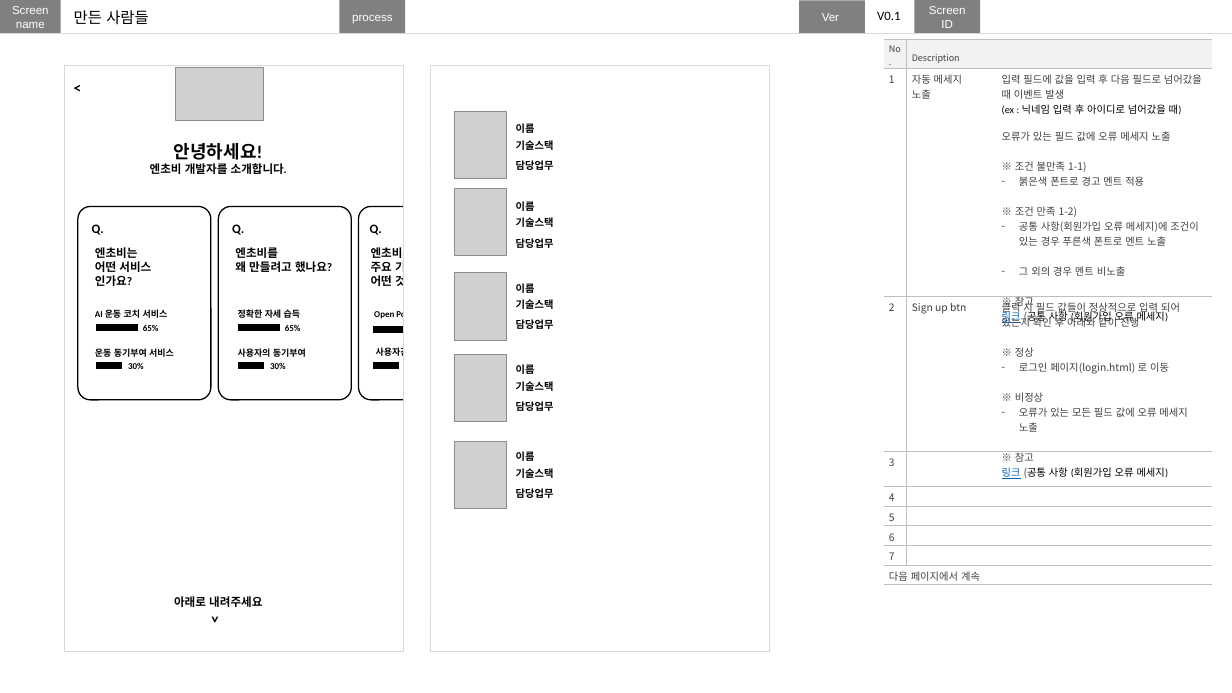
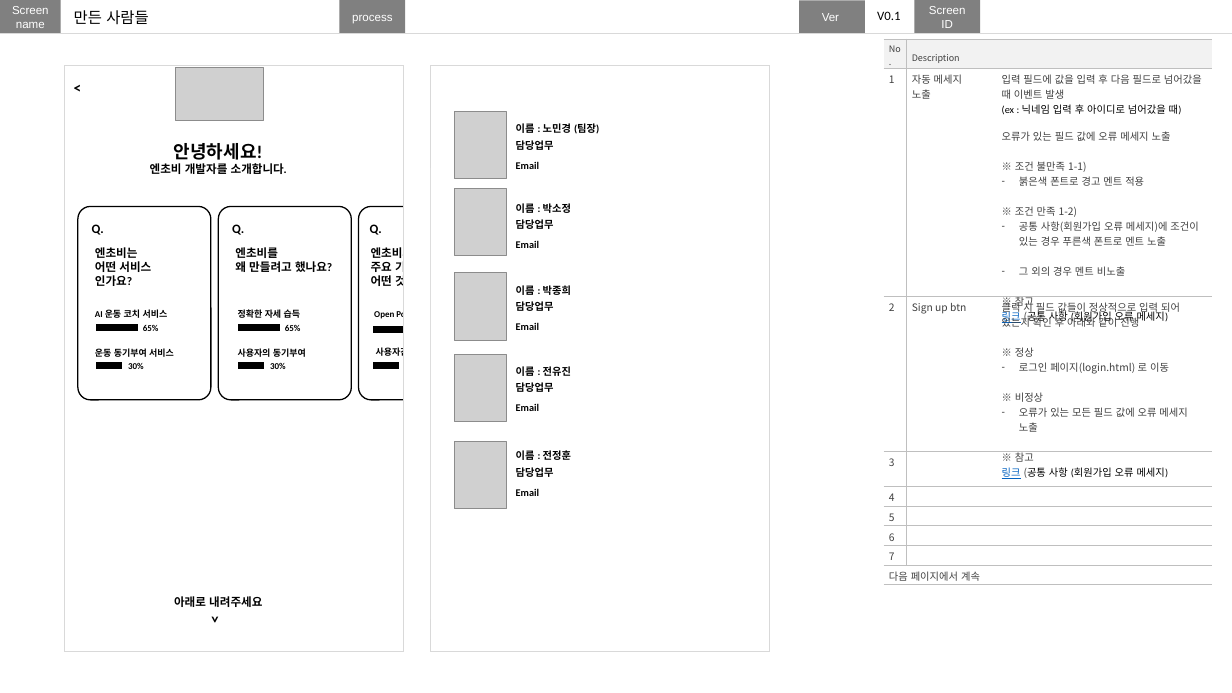
Before and after one commit to nohminkyoung/Final_project, a slide deck: slide 37 of finalproject_화면설계.pptx (slide 32 before the commit). Drawn at 1232x693 pixels with LibreOffice and Linux fonts; fonts in the diff are those of the drawing; grey boxes stand for pictures. Boxes give left, top, right and bottom in pixels: in the first picture for what was removed or moved away, otherwise in the second. Text is boxed around its words. In the diff, an @@ line names an element or a change of style, - is before the commit and + after.

```diff
--- a/finalproject_화면설계.pptx
+++ b/finalproject_화면설계.pptx
@@ text at bbox=[516, 123, 599, 136]: text changed @@
-이름
+이름 : 노민경 (팀장)
@@ text removed at bbox=[516, 140, 554, 150] @@
-기술스택
@@ text added at bbox=[516, 161, 539, 169], 8 pt, text #000000, bold @@
+Email
@@ text at bbox=[516, 203, 571, 213]: text changed @@
-이름
+이름 : 박소정
@@ text removed at bbox=[516, 217, 554, 227] @@
-기술스택
@@ text added at bbox=[516, 240, 539, 248], 8 pt, text #000000, bold @@
+Email
@@ text at bbox=[516, 285, 571, 295]: text changed @@
-이름
+이름 : 박종희
@@ text removed at bbox=[516, 299, 554, 309] @@
-기술스택
@@ text added at bbox=[516, 322, 539, 330], 8 pt, text #000000, bold @@
+Email
@@ text at bbox=[516, 366, 571, 376]: text changed @@
-이름
+이름 : 전유진
@@ text removed at bbox=[516, 381, 554, 391] @@
-기술스택
@@ text added at bbox=[516, 403, 539, 411], 8 pt, text #000000, bold @@
+Email
@@ 5 texts: place and size @@
-5 texts at bbox=[516, 160, 554, 498]
+5 texts at bbox=[516, 140, 554, 477]
@@ text at bbox=[516, 450, 571, 460]: text changed @@
-이름
+이름 : 전정훈
@@ text removed at bbox=[516, 468, 554, 478] @@
-기술스택
@@ text added at bbox=[516, 488, 539, 496], 8 pt, text #000000, bold @@
+Email
```
Also in this commit, not shown: 16 other slides changed, 5 slides added.
